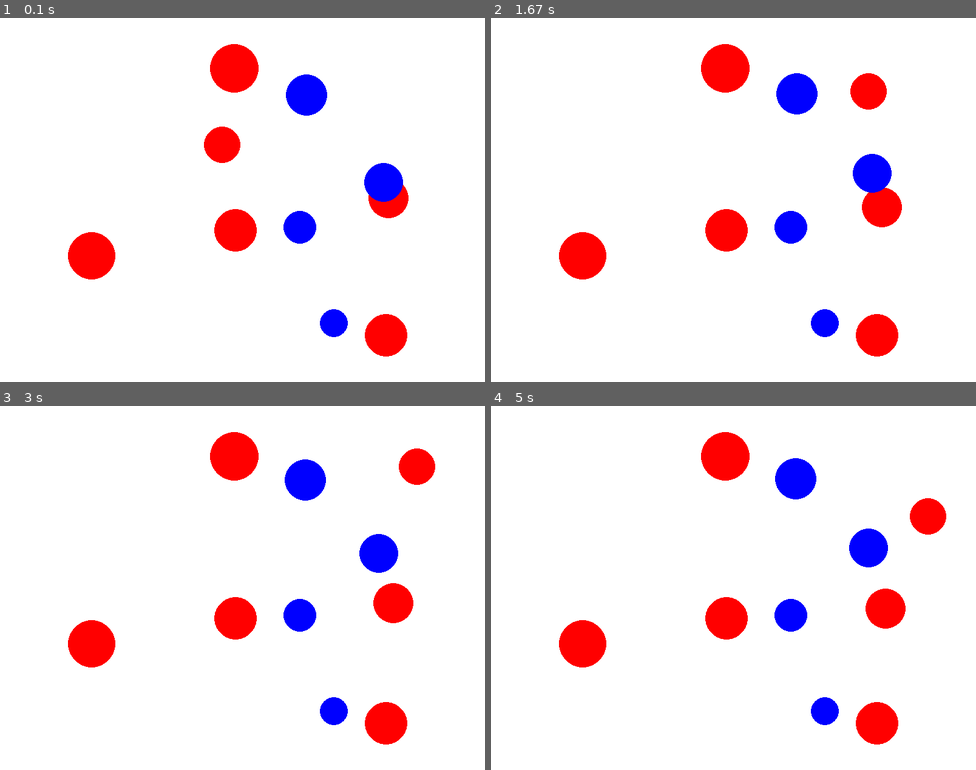
Above: before the commit, frames 1-4 (two rows, left to right).
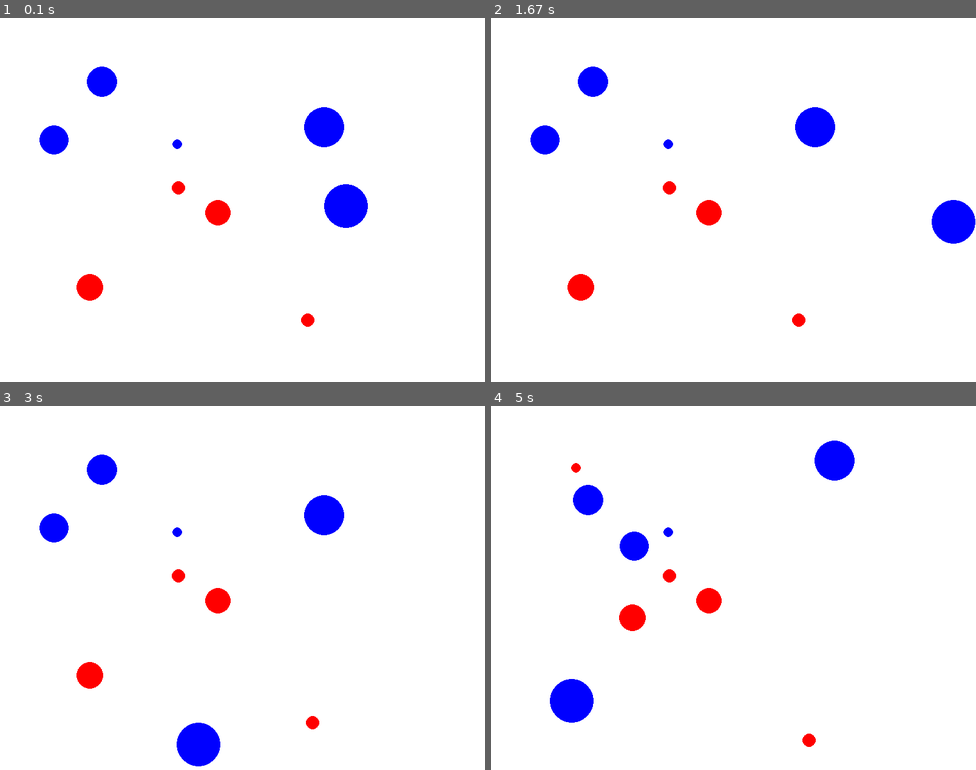
Above: after the commit, the same moments.

Repository: TOEGENT/pygame_project
Game: pygame game, started from main.py
Same seed, same stepped clock (60 frames per second), same inputs: the game is played once before the commit and once after it.
Inputs:
- Up to frame 1 (0.1 s): no input
- Up to frame 2 (1.67 s): hold Right 0.33-0.8 s; hold Up 0.83-1.13 s; hold Right 1.17-1.63 s
- Up to frame 3 (3 s): hold Left 1.67-2.2 s; hold Down 2.23-2.53 s; hold Left 2.57-2.97 s
- Up to frame 4 (5 s): hold Up 3-3.37 s; hold Right 3.4-4.03 s; hold Down 4.07-4.43 s; hold Left 4.47-4.93 s; hold Right from 4.97 s (still down)

The runs differ from the first frame. In frame 1, 9.6% of the frame differs, in the area x 8-85%, y 7-93%; in frame 2, 10%; in frame 3, 10%; in frame 4, 10%, in the area x 12-94%, y 7-94%.

Commit message:
Перевёл в систему СИ и добавил много шариков
Co-authored-by: Copilot <copilot@github.com>

Diff:
--- a/main.py
+++ b/main.py
@@ -17,6 +17,7 @@
 FRICTION = 0.5
 FIXED_DT = 1/120
 accumulator = 0
+PIXELS_PER_METER = 10
 
 
 class State:
@@ -31,12 +32,12 @@
     WHITE = (255, 255, 255)
 
 class Ball:
-    def __init__(self,color,pos,radius,mass):
+    def __init__(self, color, pos, radius, mass):
         self.color = color
-        self.pos = pos
-        self.radius = radius
-        self.mass = mass
-        self.velocity = [0,0]
+        self.pos = [p / PIXELS_PER_METER for p in pos]  # Перевод в метры
+        self.radius = radius / PIXELS_PER_METER  # Радиус в метрах
+        self.mass = mass  # Масса в килограммах
+        self.velocity = [0, 0]  # Скорость в м/с
 
 
 
@@ -50,7 +51,7 @@
 
 
 
-    def apply_forces(self,dt):
+    def apply_forces(self, dt):
         for i in range(len(self.entities)):
             a = self.entities[i]
 
@@ -60,7 +61,7 @@
                 dy = a.pos[1] - b.pos[1]
                 distance = math.sqrt(dx**2 + dy**2)
 
-                if distance==0:
+                if distance == 0:
                     continue
 
                 nx = dx / distance
@@ -69,7 +70,9 @@
                 R = a.radius + b.radius
                 overlap = R - distance
                 if overlap > 0:
-                    force = overlap * (a.mass * b.mass) / (a.mass + b.mass)
+                    # Сила пропорциональна скорости объектов
+                    relative_speed = math.sqrt((a.velocity[0] - b.velocity[0])**2 + (a.velocity[1] - b.velocity[1])**2)
+                    force = overlap * relative_speed * (a.mass * b.mass) / (a.mass + b.mass)
                     fx = nx * force
                     fy = ny * force
 
@@ -78,8 +81,10 @@
                     b.velocity[0] -= fx / b.mass * dt
                     b.velocity[1] -= fy / b.mass * dt
 
-    def apply_boundaries(self,dt):
-        w,h = screen.get_size()
+    def apply_boundaries(self, dt):
+        w, h = screen.get_size()
+        w /= PIXELS_PER_METER  # Ширина в метрах
+        h /= PIXELS_PER_METER  # Высота в метрах
 
         for entity in self.entities:
             if entity.pos[0] - entity.radius < 0:
@@ -134,7 +139,11 @@
 running=True
 
 
-balls = [Ball(random.choice([Colors.RED, Colors.BLUE]), [random.randint(50, 750), random.randint(50, 550)], random.randint(20, 40), random.randint(1, 5)) for _ in range(10)]
+balls = [Ball(
+    color = random.choice([Colors.RED, Colors.BLUE]),
+    pos = [random.randint(50, 750), random.randint(50, 550)],\
+    radius = random.randint(2, 40),
+    mass = random.randint(2, 50)) for _ in range(10)]
 enitites=balls
 game_state = GameState(enitites)
 
@@ -156,7 +165,9 @@
     # Отрисовка
     screen.fill(Colors.WHITE)
     for ball in game_state.entities:
-        pygame.draw.circle(screen, ball.color, (int(ball.pos[0]), int(ball.pos[1])), ball.radius)
+        pygame.draw.circle(screen, ball.color,
+                           (int(ball.pos[0] * PIXELS_PER_METER), int(ball.pos[1] * PIXELS_PER_METER)),
+                           int(ball.radius * PIXELS_PER_METER))
 
     # Обновление кадра
     pygame.display.flip()
